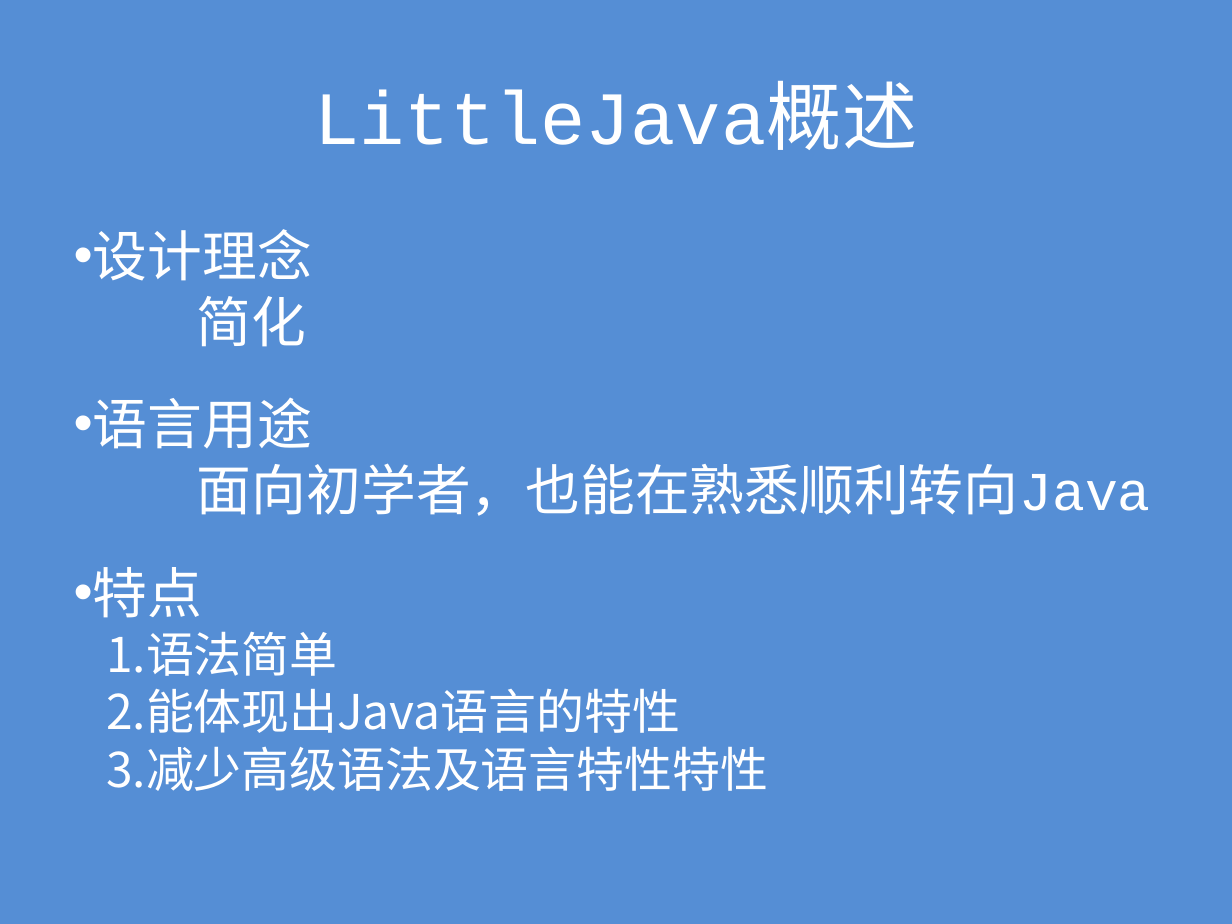
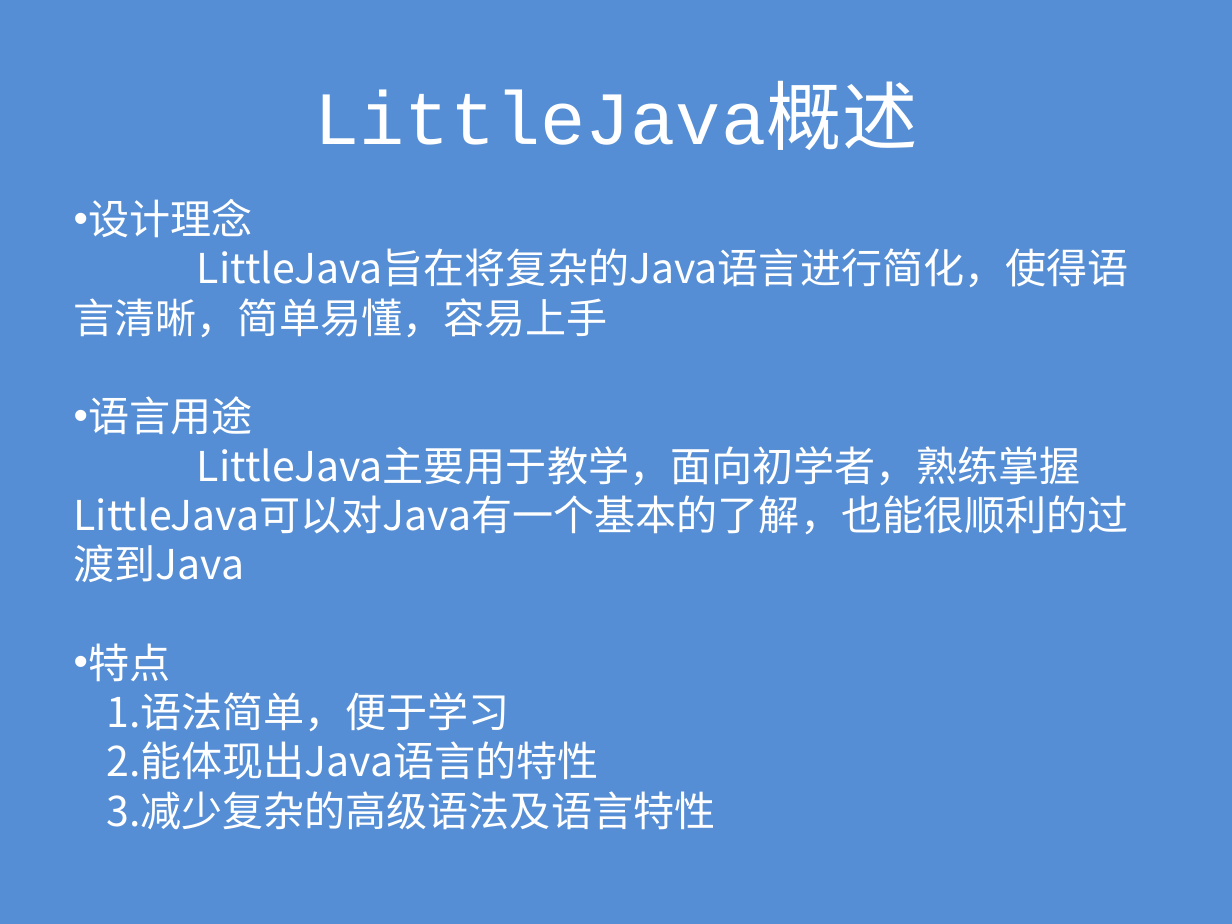
Before and after one commit to lilolelalu/jacc, a slide deck: slide 3 of submit/LittleJava语言简介.pptx (slide 2 before the commit). Drawn at 1232x924 pixels with LibreOffice and Linux fonts; fonts in the diff are those of the drawing. Boxes give left, top, right and bottom in pixels: in the first picture for what was removed or moved away, otherwise in the second. Text is boxed around its words. In the diff, an @@ line names an element or a change of style, - is before the commit and + after.

```diff
--- a/submit/LittleJava语言简介.pptx
+++ b/submit/LittleJava语言简介.pptx
@@ text "设计理念": place and size @@
-text "设计理念" at (93,229,1151,791)
+text "设计理念" at (74,199,1129,830)
@@ text at (88,199,598,780): size 32 to 24 pt in "设计理念", "语言用途", "特点"; size 28 to 24 pt in "能体现出Java语言的特性" @@
@@ text at (74,248,1129,337): text changed; size 32 to 24 pt @@
-简化
+LittleJava旨在将复杂的Java语言进行简化，使得语言清晰，简单易懂，容易上手
@@ text at (74,446,1129,582): text changed; size 32 to 24 pt @@
-面向初学者，也能在熟悉顺利转向Java
+LittleJava主要用于教学，面向初学者，熟练掌握LittleJava可以对Java有一个基本的了解，也能很顺利的过渡到Java
@@ text at (106,692,510,731): text changed; size 28 to 24 pt @@
-  1. 语法简单
+  1. 语法简单，便于学习
@@ text at (106,791,715,830): text changed; size 28 to 24 pt @@
-  3. 减少高级语法及语言特性特性
+  3. 减少复杂的高级语法及语言特性
```
Also in this commit, not shown: 2 other slides changed, 1 slide added, 1 other file.
